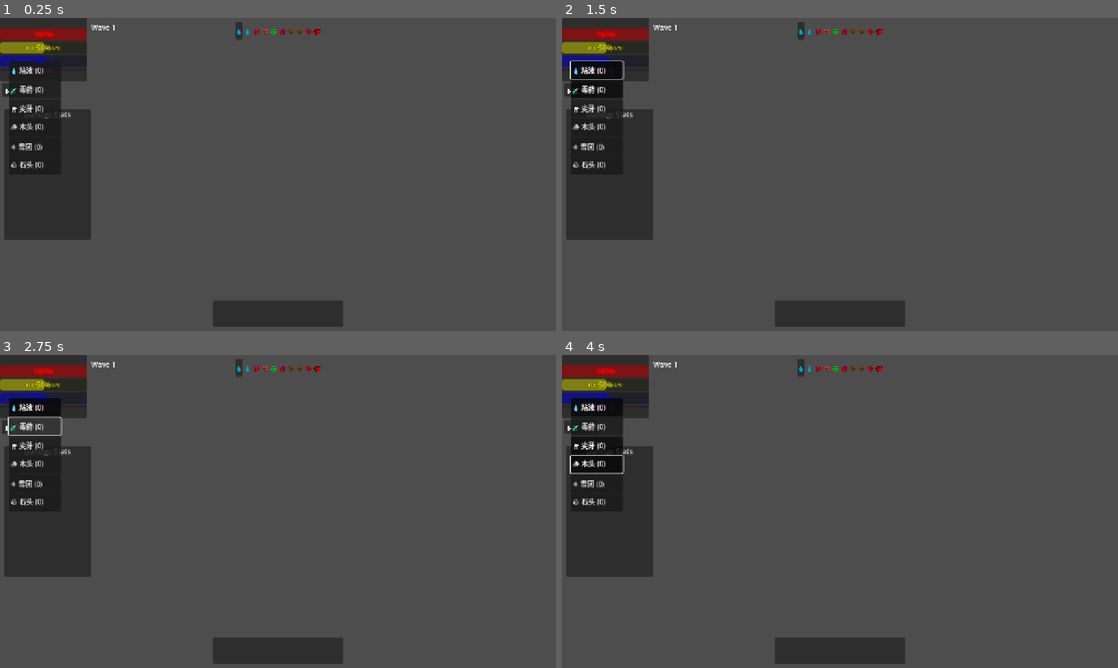
Above: before the commit, frames 1-4 (two rows, left to right).
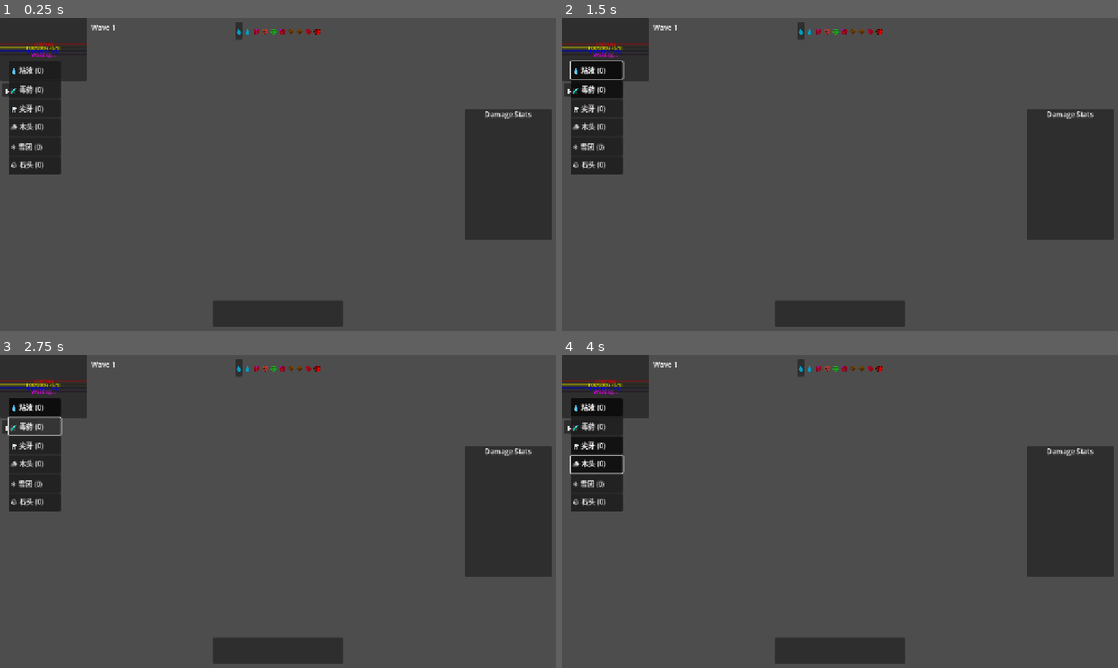
Above: after the commit, the same moments.

Repository: seekerzz/tower-html
Game: Godot game, scene res://src/Scenes/UI/MainGUI.tscn
Same seed, same stepped clock (60 frames per second), same inputs: the game is played once before the commit and once after it. The project has no main scene, so this scene is started directly.
Inputs:
- Up to frame 1 (0.25 s): no input
- Up to frame 2 (1.5 s): click "🛠️ 作弊" at 0.5 s; click "💧 粘液 (0)" at 1.25 s
- Up to frame 3 (2.75 s): click "🧪 毒药 (0)" at 2 s
- Up to frame 4 (4 s): click "🦷 尖牙 (0)" at 2.75 s; click "🪵 木头 (0)" at 3.5 s

The runs differ from the first frame. In frame 1, 12% of the frame differs, in the area x 0-100%, y 3-71%; in frame 2, 12%; in frame 3, 12%; in frame 4, 12%.

Commit message:
Optimize MainGUI layout: fix overlapping text and reposition stats
- Set `show_percentage` to false for HPBar, FoodBar, and ManaBar to prevent text overlap with value labels.
- Move `DamageStats` panel to the right-center of the screen to improve layout balance.

Diff:
--- a/src/Scenes/UI/MainGUI.tscn
+++ b/src/Scenes/UI/MainGUI.tscn
@@ -31,6 +31,7 @@
 modulate = Color(1, 0, 0, 1)
 layout_mode = 2
 value = 100.0
+show_percentage = false
 
 [node name="Label" type="Label" parent="Panel/VBoxContainer/HPBar"]
 layout_mode = 1
@@ -47,6 +48,7 @@
 modulate = Color(1, 1, 0, 1)
 layout_mode = 2
 value = 50.0
+show_percentage = false
 
 [node name="Label" type="Label" parent="Panel/VBoxContainer/FoodBar"]
 layout_mode = 1
@@ -65,6 +67,7 @@
 modulate = Color(0, 0, 1, 1)
 layout_mode = 2
 value = 50.0
+show_percentage = false
 
 [node name="Label" type="Label" parent="Panel/VBoxContainer/ManaBar"]
 layout_mode = 1
@@ -126,13 +129,16 @@
 
 [node name="DamageStats" type="Panel" parent="."]
 layout_mode = 1
-anchors_preset = 4
+anchors_preset = 6
+anchor_left = 1.0
 anchor_top = 0.5
+anchor_right = 1.0
 anchor_bottom = 0.5
-offset_left = 10.0
+offset_left = -210.0
 offset_top = -150.0
-offset_right = 210.0
+offset_right = -10.0
 offset_bottom = 150.0
+grow_horizontal = 0
 grow_vertical = 2
 
 [node name="ScrollContainer" type="ScrollContainer" parent="DamageStats"]
